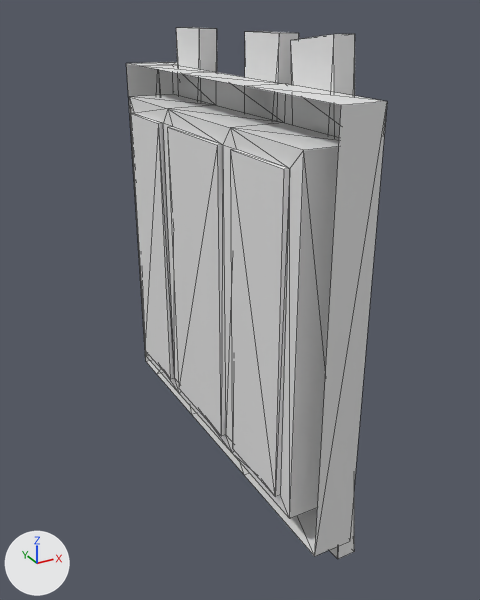
An edit to the OBJ model Wendyproj/res/SmallWindow.obj, drawn before and after from the same camera.
Both versions are drawn from a 50 mm lens placed at (-7.6, -19.86, 6.5), pointed at (0.21, -5.66, -0.6). Arrows for +X, +Y and +Z are at lower left; the lights stay in place. Mesh edges are drawn as thin lines. Where no turn or scale is listed for an object, it has been applied to the vertices.

The scene before the commit, as lines of its bpy script (objects in view):
```python
me_smallwindow_001 = bpy.data.meshes.new('SmallWindow.001')
me_smallwindow_001.from_pydata(...)  # 98 vertices, 168 faces; spans x -1.0..1.5, y -10.5..0.0, z -6.05..6.05
ob_smallwindow_001 = bpy.data.objects.new('SmallWindow.001', me_smallwindow_001)
ob_smallwindow_001.location = (0.0, 0.0, 0.0)
```
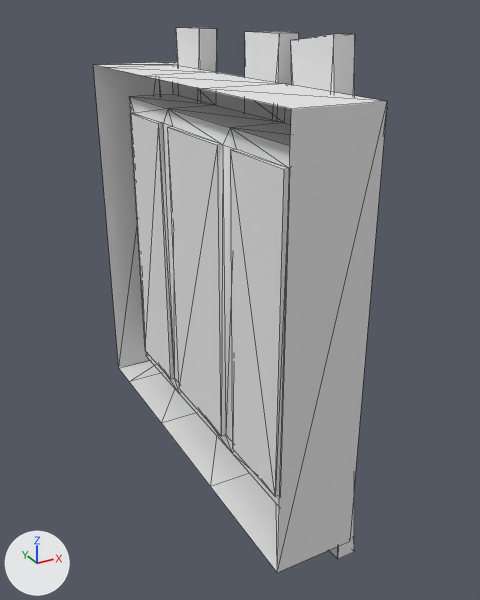
The newer file is also turned or shifted as a whole; pictures and numbers use the older file's frame.

The change in detail:
me_smallwindow_001 has 98 vertices, 168 faces and spans x -1.0..1.5, y -10.5..0.0, z -6.05..6.05.
me_smallwindow_001 is used by ob_smallwindow_001; location (0.0, 0.0, 0.0).
me_smallwindow_001 part 1: all 10 vertices in x -0.5, y -10.5..0.0, z -5.0..5.0 are moved by (-1.0, 0.0, 0.0).

Changed parts and their boxes [x1, y1, x2, y2] in the pictures (480 x 600 px; the box of a moved part takes in the faces that stretch with it):
'SmallWindow.001', reshaped (13% wider): before [126, 27, 387, 559]; after [93, 27, 387, 573]
part 1 of me_smallwindow_001, moved or reshaped: before [126, 62, 387, 556]; after [93, 62, 387, 573]
